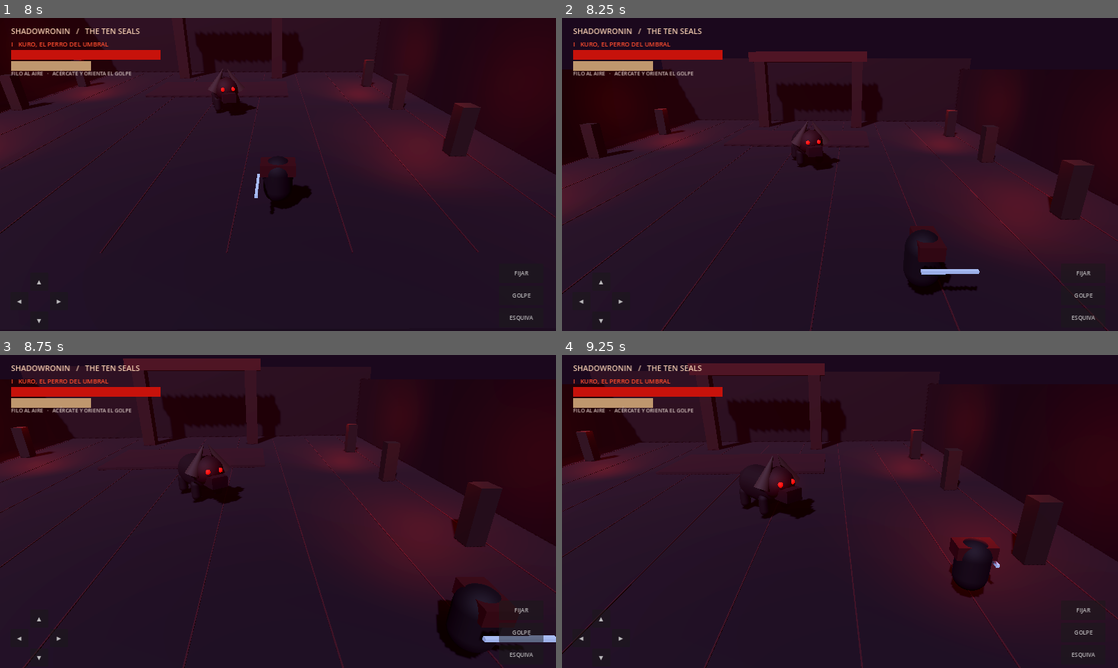
Above: before the commit, frames 1-4 (two rows, left to right).
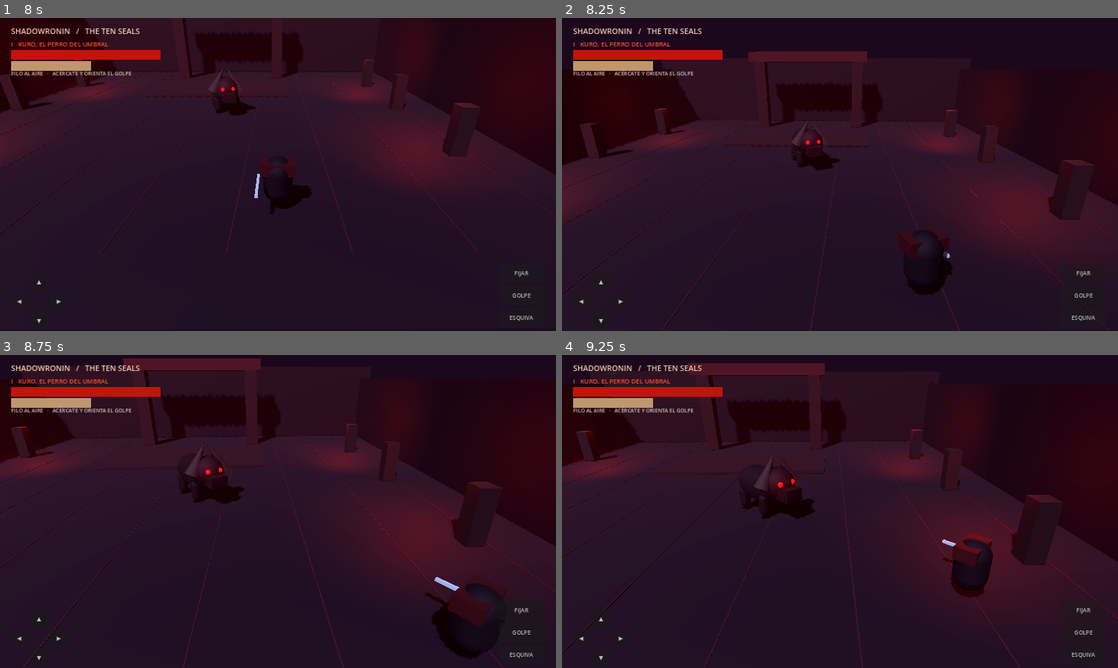
Above: after the commit, the same moments.

Repository: orbitalronin94/ShadowRonin
Game: Godot game, scene res://scenes/main.tscn
The game is run twice, just before and just after one commit, with the same random seed, the same clock (stepped at 60 frames per second) and the same inputs.
Inputs:
- Up to frame 1 (8 s): click "GOLPE" at 0.5 s; click "ESQUIVA" at 1.25 s; click "FIJAR" at 2 s; click "◀" at 2.75 s; click "▶" at 3.5 s; click "▲" at 4.25 s; click "▼" at 5 s; click "CRUZAR EL UMBRAL" at 5.75 s; tap Enter at 6.5 s; hold D (move_right) 6.53-7.28 s; tap J (attack) at 6.6 s; hold S (move_back) from 7.28 s (still down); tap Space (dodge) at 7.35 s
- Up to frame 2 (8.25 s): release S (move_back) at 8.03 s; hold D (move_right) from 8.03 s (still down); tap L (lock_on) at 8.1 s
- Up to frame 3 (8.75 s): keep holding D (move_right)
- Up to frame 4 (9.25 s): release D (move_right) at 8.78 s; hold W (move_forward) from 8.78 s (still down); tap R at 8.85 s

Frame 1 is identical in both runs. In frame 2, 0.5% of the frame differs, in the area x 61-76%, y 68-88%; in frame 3, 0.9%, in the area x 76-100%, y 70-95%; in frame 4, 0.3%.

Commit message:
Initialize lock-on target after spawning Kuro

Diff:
--- a/scripts/main.gd
+++ b/scripts/main.gd
@@ -102,7 +102,6 @@
 	player = RoninController.new()
 	player.name = "Ronin"
 	player.position = Vector3(0, 0.12, 5)
-	player.set_lock_target(boss)
 	add_child(player)
 	var pc := CapsuleShape3D.new()
 	pc.radius = 0.42
@@ -117,6 +116,7 @@
 	boss.position = Vector3(0, 0.12, -5)
 	boss.set("player", player)
 	add_child(boss)
+	player.set_lock_target(boss)
 	var bc := CapsuleShape3D.new()
 	bc.radius = 0.82
 	bc.height = 2.25
